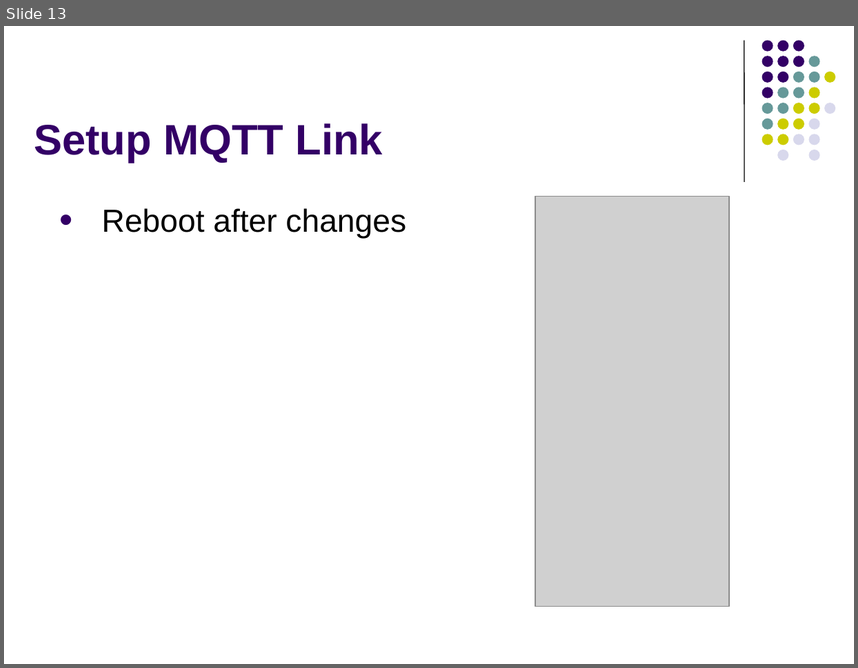
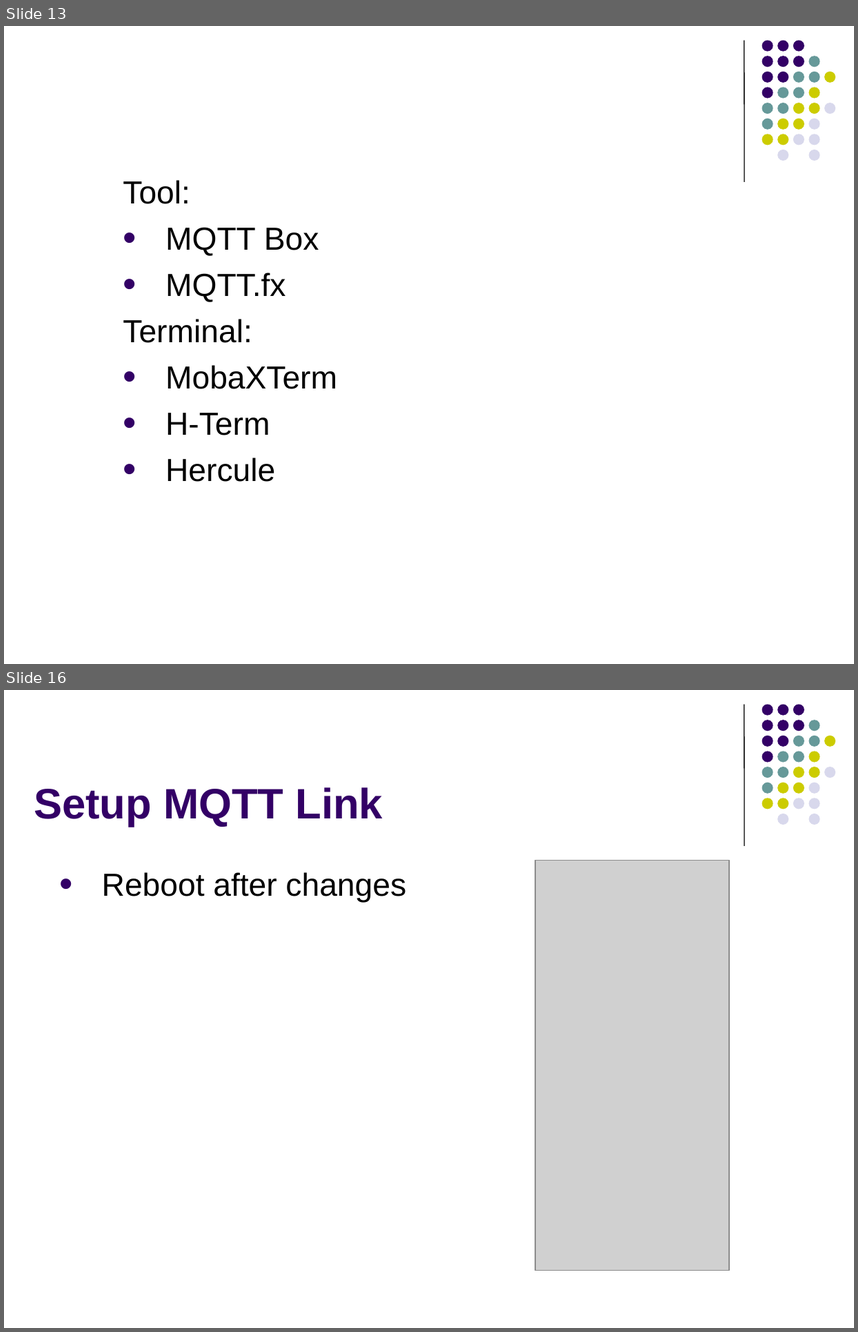
Before and after one commit to OneKiwiTech/stm32_iot_link, a slide deck: training-docs/slides/STM32 ESP-LINK FIRMWARE TRAINING.pptx. Shown one above the other, each under a label of ours: slide 13 before the commit, slides 13 and 16 after it; the slides between them are not shown. The pictures are 858x668 and 858x1332 pixels, drawn with LibreOffice and Linux fonts; fonts in the diff are those of the drawing; grey boxes stand for pictures. Boxes give left, top, right and bottom in pixels: in the first picture for what was removed or moved away, otherwise in the second. Text is boxed around its words. In the diff, an @@ line names an element or a change of style, - is before the commit and + after.

```diff
--- a/training-docs/slides/STM32 ESP-LINK FIRMWARE TRAINING.pptx
+++ b/training-docs/slides/STM32 ESP-LINK FIRMWARE TRAINING.pptx
@@ slide 13 added at (x1=4, y1=26, x2=854, y2=664), background #FFFFFF; not listed: 32 template elements that a slide beside it also shows @@
@@ text added at (x1=123, y1=180, x2=337, y2=481), 27 pt, text #000000 @@
+Tool:
+• MQTT Box
+• MQTT.fx
+Terminal:
+• MobaXTerm
+• H-Term
+• Hercule
@@ what was slide 13 is now slide 16 @@
```
Also in this commit, not shown: 1 slide changed, 3 other slides added, 11 other files.
